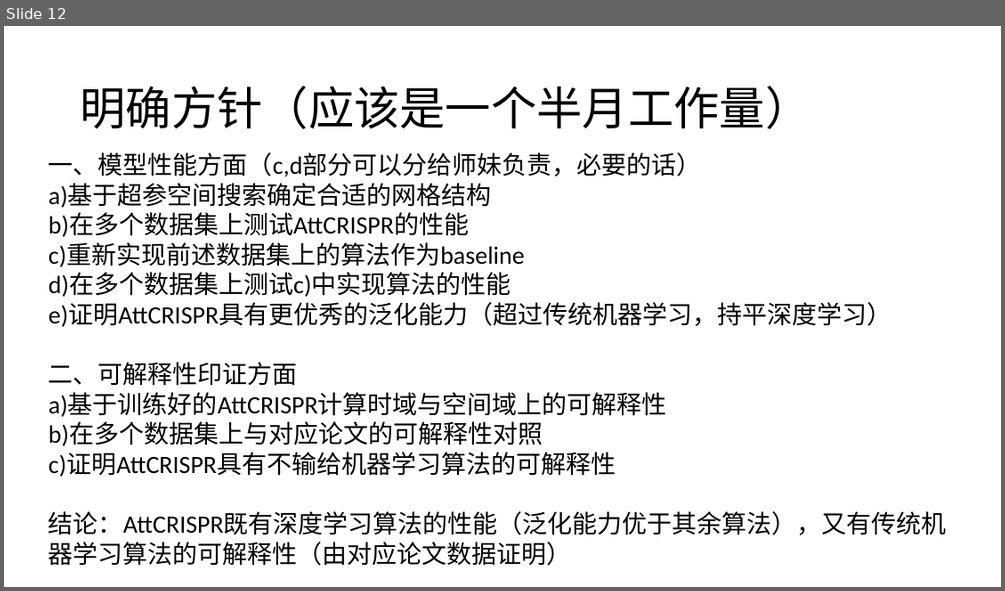
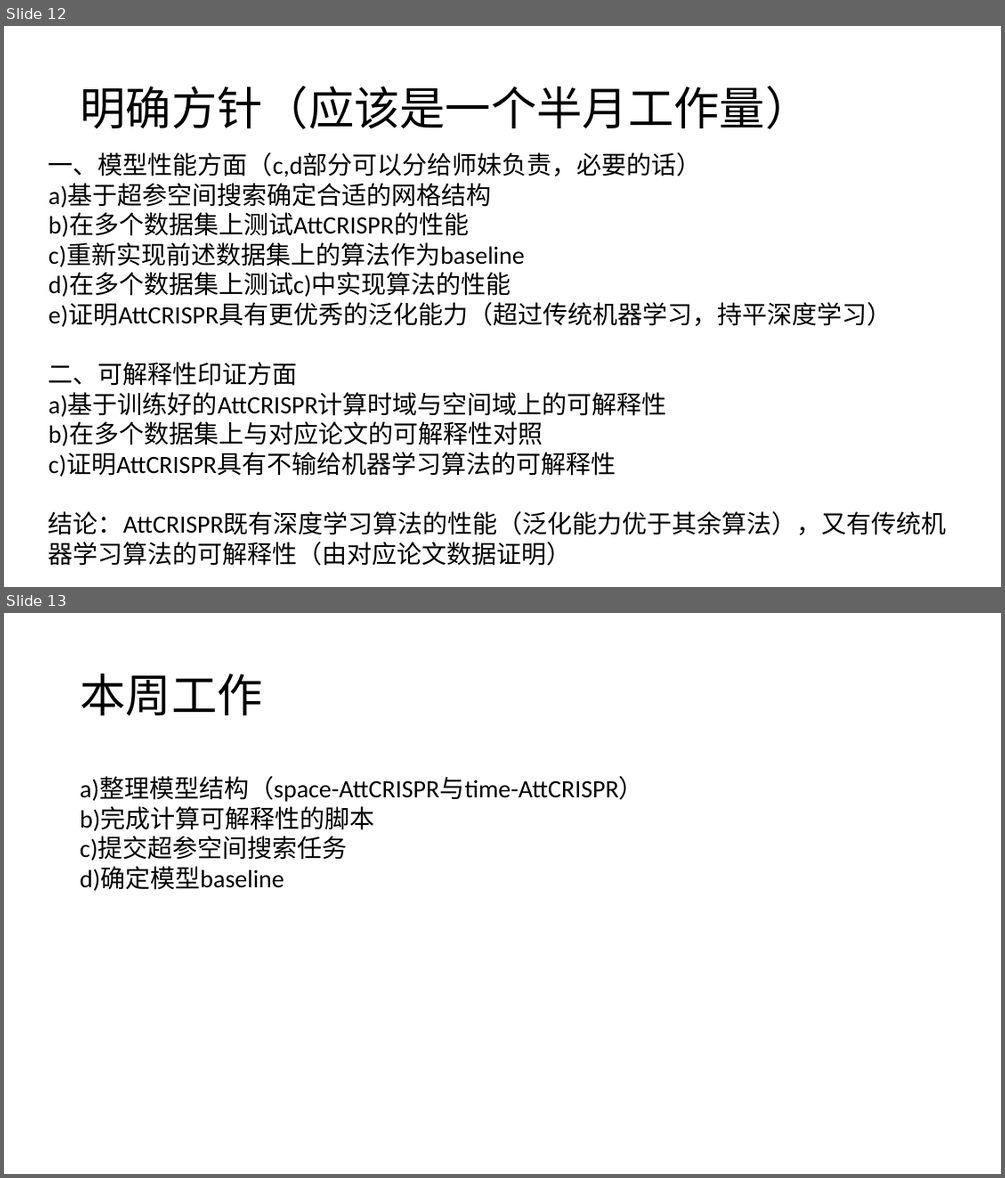
Before and after one commit to South-Walker/AttCRISPR, a slide deck: 组会7-26改.pptx. Shown one above the other, each under a label of ours: slide 12 before the commit, slides 12 and 13 after it. The pictures are 1005x591 and 1005x1178 pixels, drawn with LibreOffice and Linux fonts; fonts in the diff are those of the drawing. Boxes give left, top, right and bottom in pixels: in the first picture for what was removed or moved away, otherwise in the second. Text is boxed around its words. In the diff, an @@ line names an element or a change of style, - is before the commit and + after.

```diff
--- a/组会7-26改.pptx
+++ b/组会7-26改.pptx
@@ slide 13 added at (4,613,1001,1174), background #FFFFFF @@
@@ title added at (80,674,262,715), 44 pt, text #000000 @@
+本周工作
@@ text added at (80,777,644,891), 24 pt, text #000000 @@
+a)整理模型结构（space-AttCRISPR与time-AttCRISPR）
+b)完成计算可解释性的脚本
+c)提交超参空间搜索任务
+d)确定模型baseline
```
Also in this commit, not shown: 2 slides changed, 3 other files.
